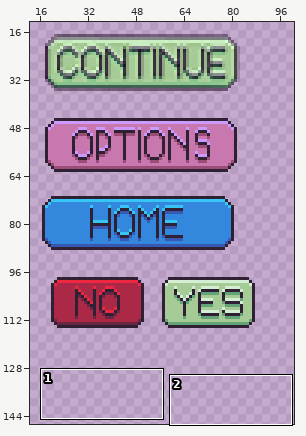
Edited in one commit: sprite sheet (DigDig_01_Fire_HareSpel/Assets/Art/milo/Faktiska_knappar.png). The first picture is a wide view before the edit; the outline marks the close-up.
Close-up. Before the edit:
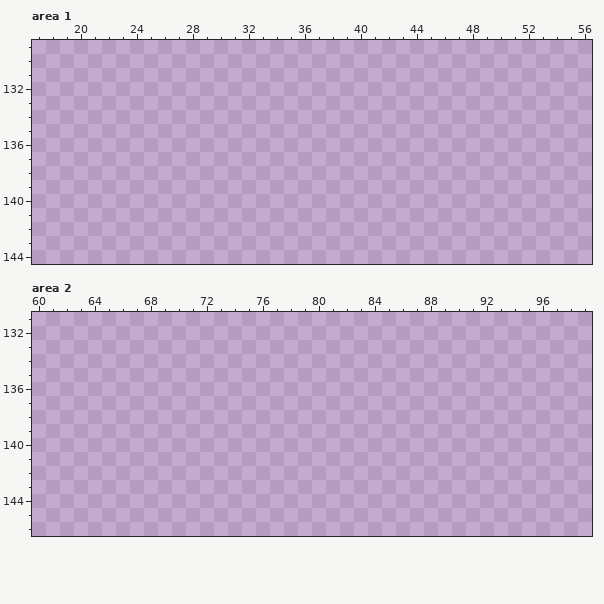
The file is 510x510 pixels. Pixels under 10% opacity are left out. Colours within 5 levels of each other are drawn and written as one. Shown: area 1: x 17..56, y 129..144; area 2: x 60..99, y 131..146. The wide view leaves out empty margins.
The same view after the edit:
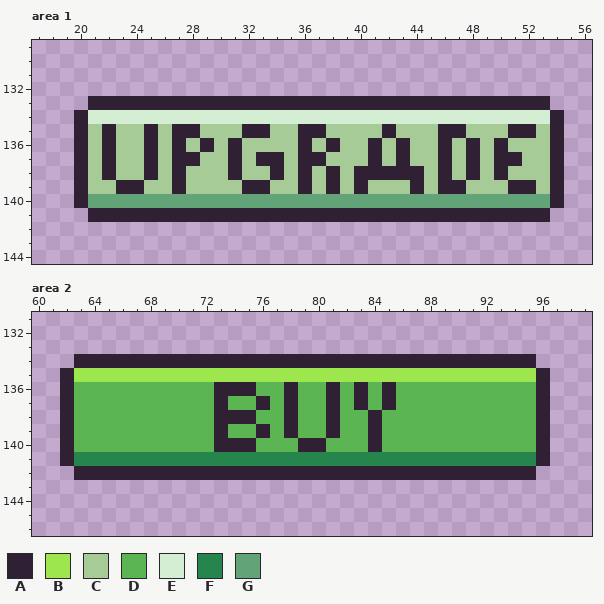
Palette (. is transparent): A #2f2034  B #9de64e  C #a6cb96  D #5ab552  E #d3eed3  F #26854c  G #62a477
The edit:
--- area 1
@@ x 17..56 @@
 132 ........................................
-133 ........................................
-134 ........................................
-135 ........................................
-136 ........................................
-137 ........................................
-138 ........................................
-139 ........................................
-140 ........................................
-141 ........................................
+133 ....AAAAAAAAAAAAAAAAAAAAAAAAAAAAAAAAA...
+134 ...AEEEEEEEEEEEEEEEEEEEEEEEEEEEEEEEEEA..
+135 ...ACACCACAACCCAACCAACCCCACCCAACCCAACA..
+136 ...ACACCACACACACCCCACACCACACCACACACCCA..
+137 ...ACACCACAACCACAACAACCCACACCACACAACCA..
+138 ...ACACCACACCCACCACACACAAAAACACACACCCA..
+139 ...ACCAACCACCCCAACCACACACCCACAACCCAACA..
+140 ...AGGGGGGGGGGGGGGGGGGGGGGGGGGGGGGGGGA..
+141 ....AAAAAAAAAAAAAAAAAAAAAAAAAAAAAAAAA...
 142 ........................................
--- area 2
@@ x 60..99 @@
 133 ........................................
-134 ........................................
-135 ........................................
-136 ........................................
-137 ........................................
-138 ........................................
-139 ........................................
-140 ........................................
-141 ........................................
-142 ........................................
+134 ...AAAAAAAAAAAAAAAAAAAAAAAAAAAAAAAAA....
+135 ..ABBBBBBBBBBBBBBBBBBBBBBBBBBBBBBBBBA...
+136 ..ADDDDDDDDDDAAADDADDADADADDDDDDDDDDA...
+137 ..ADDDDDDDDDDADDADADDADADADDDDDDDDDDA...
+138 ..ADDDDDDDDDDAAADDADDADDADDDDDDDDDDDA...
+139 ..ADDDDDDDDDDADDADADDADDADDDDDDDDDDDA...
+140 ..ADDDDDDDDDDAAADDDAADDDADDDDDDDDDDDA...
+141 ..AFFFFFFFFFFFFFFFFFFFFFFFFFFFFFFFFFA...
+142 ...AAAAAAAAAAAAAAAAAAAAAAAAAAAAAAAAA....
 143 ........................................
Changed places in both close-ups, as pixel boxes (x1, y1, x2, y2):
added: (74, 96, 564, 222)
added: (60, 354, 550, 480)
